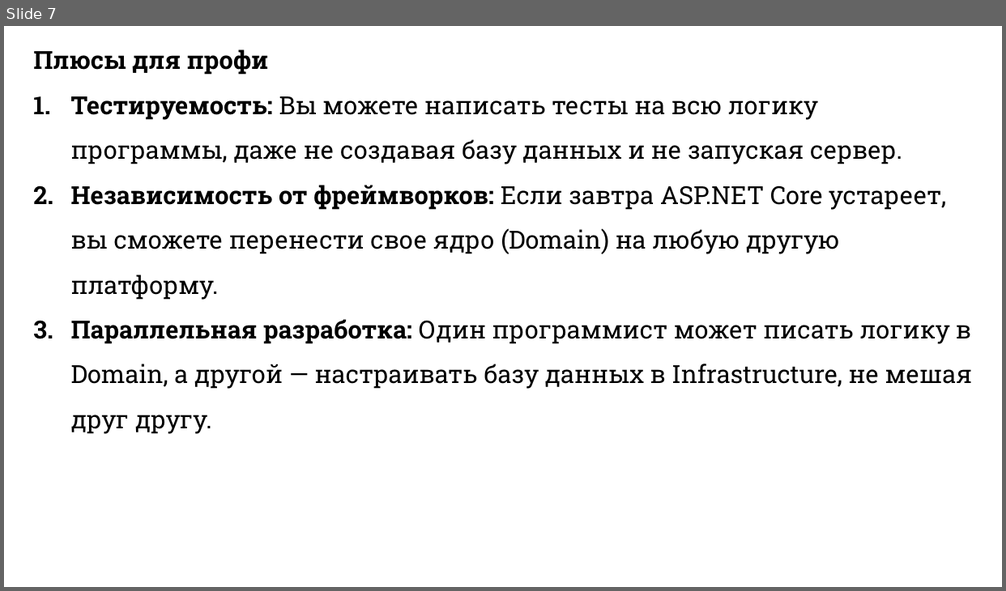
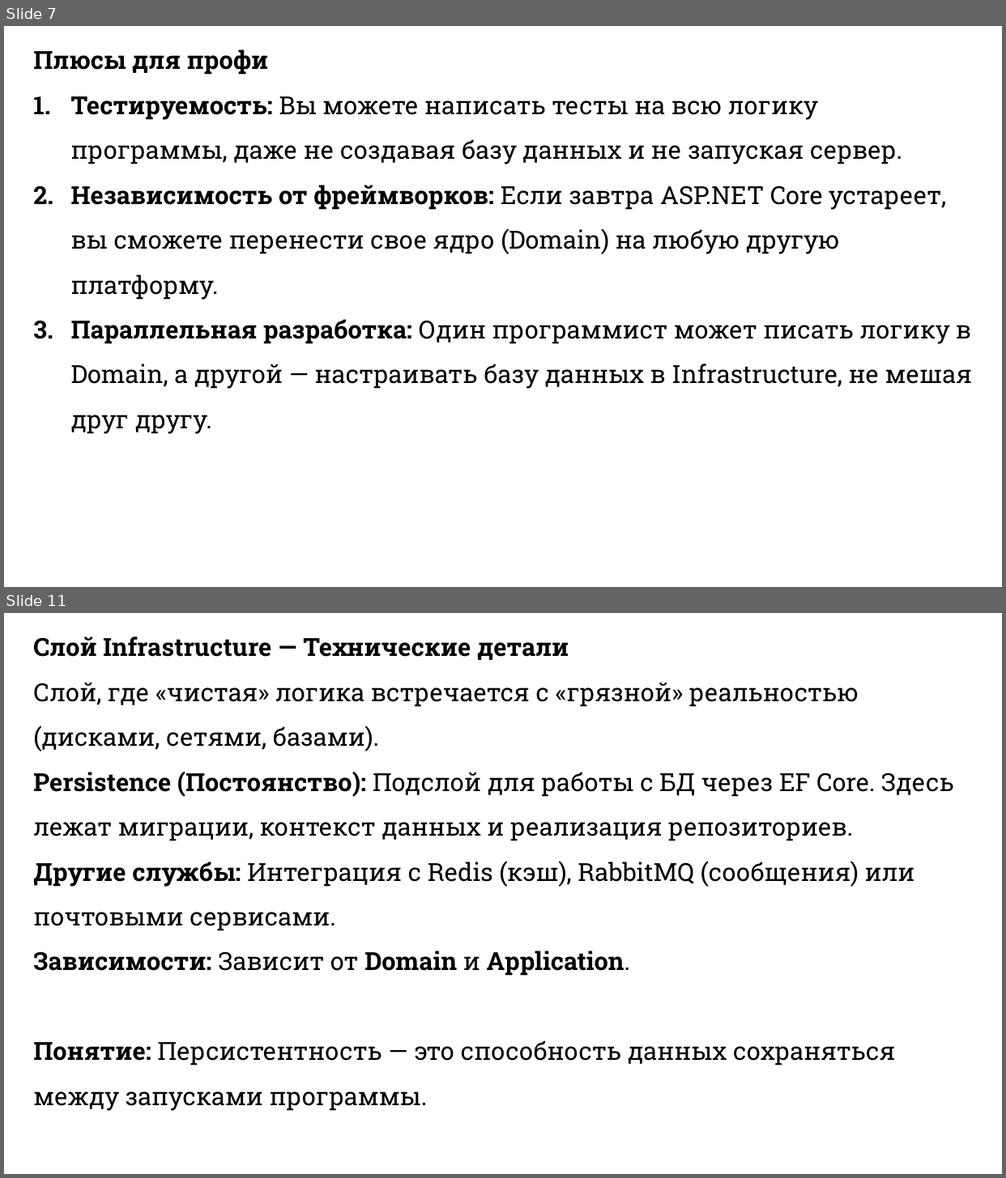
Before and after one commit to DaniilKlyukin/OOP-6, a slide deck: Лекции/ООП 2 лек 8.pptx. Shown one above the other, each under a label of ours: slide 7 before the commit, slides 7 and 11 after it; the slides between them are not shown. The pictures are 1006x591 and 1006x1178 pixels, drawn with LibreOffice and Linux fonts; fonts in the diff are those of the drawing. Boxes give left, top, right and bottom in pixels: in the first picture for what was removed or moved away, otherwise in the second. Text is boxed around its words. In the diff, an @@ line names an element or a change of style, - is before the commit and + after.

```diff
--- a/Лекции/ООП 2 лек 8.pptx
+++ b/Лекции/ООП 2 лек 8.pptx
@@ slide 11 added at (x1=4, y1=613, x2=1002, y2=1174), background #FFFFFF @@
@@ text added at (x1=33, y1=636, x2=954, y2=1111), 24 pt, text #000000 @@
+Слой Infrastructure — Технические детали
+Слой, где «чистая» логика встречается с «грязной» реальностью (дисками, сетями, базами).
+Persistence (Постоянство): Подслой для работы с БД через EF Core. Здесь лежат миграции, контекст данных и реализация репозиториев.
+Другие службы: Интеграция с Redis (кэш), RabbitMQ (сообщения) или почтовыми сервисами.
+Зависимости: Зависит от Domain и Application.
+Понятие: Персистентность — это способность данных сохраняться между запусками программы.
```
Also in this commit, not shown: 25 other slides added, 1 slide removed, 4 other files.
